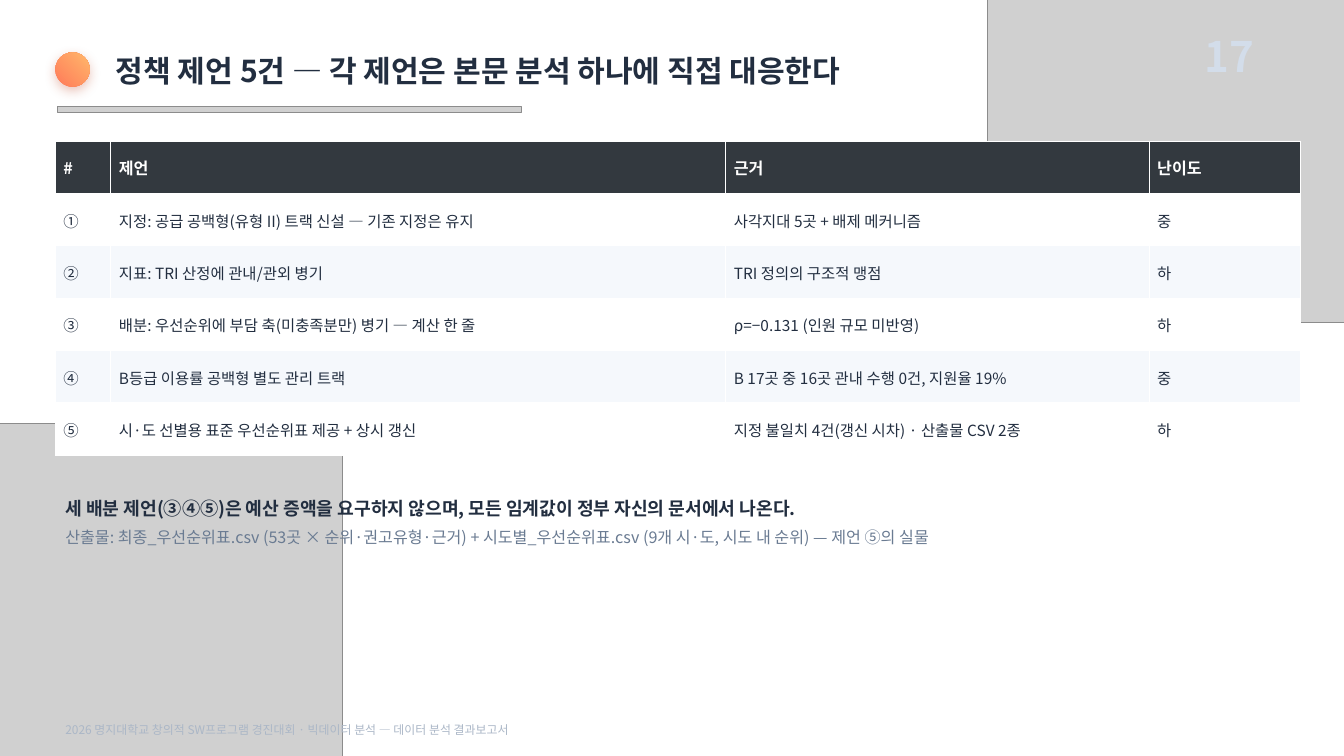
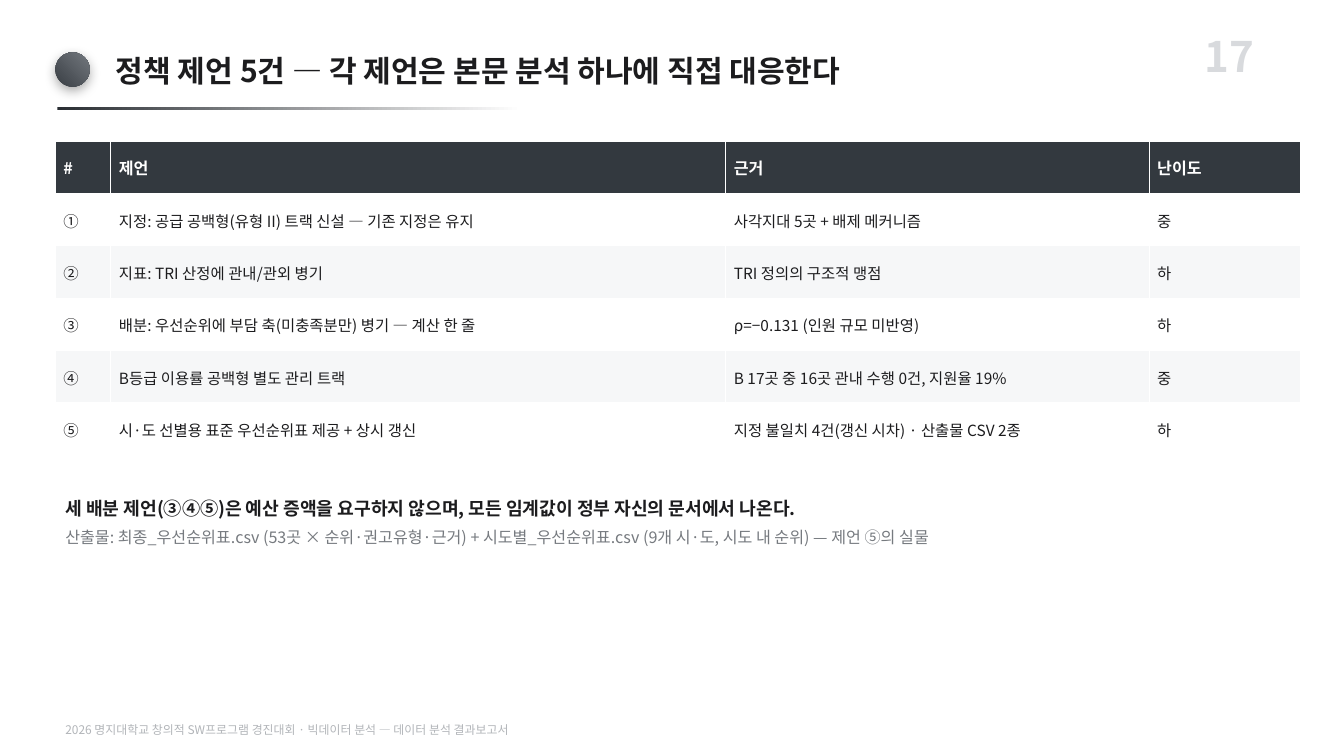
Before and after one commit to karvvan/maternity-care-policy-audit, a slide deck: slide 17 of 04_제출물/데이터분석_결과보고서.pptx. Drawn at 1344x756 pixels with LibreOffice and Linux fonts; fonts in the diff are those of the drawing; grey boxes stand for pictures. Boxes give left, top, right and bottom in pixels: in the first picture for what was removed or moved away, otherwise in the second. Text is boxed around its words. In the diff, an @@ line names an element or a change of style, - is before the commit and + after.

Commit message:
PPT 모노톤 전환 — 유채색·장식 조형물 제거
- ppt_helpers 팔레트를 무채색으로 재정의(v4). 색상(hue)이 아니라
  명도(value) 차이로만 위계를 만든다. 강조도 코랄이 아니라 검정+굵게.
- 표지의 구·고리·블롭·지도 삽화 제거. 오른쪽 절반을 이미지·삽화를
  직접 넣을 여백으로 비워 둔다. 결론 슬라이드 장식도 제거.
- 그림 4종에 FIG_MONO=1 무채색판 추가 → 04_제출물/그림_모노.
  보고서 PDF가 쓰는 04_제출물/그림(컬러)은 그대로 둔다.
- 그림3 셀 숫자 색을 데이터 비율이 아니라 합성된 실제 셀 밝기로 결정.
  컬러판에서도 연한 셀 위 흰 글씨가 안 읽히던 문제가 같이 고쳐진다.
- PPT 생성기 3종을 99_아카이브/생성기_기각 → 03_분석/_문서생성 으로 이동
  (다시 쓰는 도구이므로 '기각' 자리에 두지 않는다).

검증: 두 덱 슬라이드 XML의 유채색 0개(채도>12 없음), 덱 내 이미지는
무채색 그림 4개뿐. 그림 재생성 시 rho=-0.190 / OR=4.82 / p=0.021 일치.

```diff
--- a/04_제출물/데이터분석_결과보고서.pptx
+++ b/04_제출물/데이터분석_결과보고서.pptx
@@ picture removed at [988,0,1344,323] @@
@@ text added at [1204,23,1254,84], 30 pt, text #D8DADD, bold @@
+17
@@ rounded rectangle at [55,52,90,87]: fill gradient #FF7A59 to #FFB86B to gradient #3A3F45 to #73787E; shadow changed @@
@@ text "정책 제언 5건 — 각 ..." at [116,56,841,85]: text colour #222E40 to #1C1C1E @@
@@ picture removed at [57,107,521,113] @@
@@ rectangle added at [57,107,521,110], fill gradient #2A2E33 to #FFFFFF @@
@@ table at [55,141,1301,456] @@
@@ fill #F5F8FC to #F6F7F8 in 8 cells @@
@@ text colour #222E40 to #1C1C1E @@
@@ picture removed at [0,423,343,756] @@
@@ text "세 배분 제언(③④⑤)은 예산 증액을 ..." at [65,499,929,546]: text colour #222E40 to #1C1C1E in "세 배분 제언(③④⑤)은 예산 증액을 요구하지 않으며, ..."; text colour #6A7B92 to #767A7F in "산출물: 최종_우선순위표.csv (53곳 × 순위·권고유형·근거) + 시도별_우선순위표.csv ..." @@
@@ text "2026 명지대학교 창의적 SW프로그램 경진대회 ..." at [65,724,509,735]: text colour #ABB7C7 to #B2B5B9 @@
```
Also in this commit, not shown: 18 other slides changed, 14 other files.
